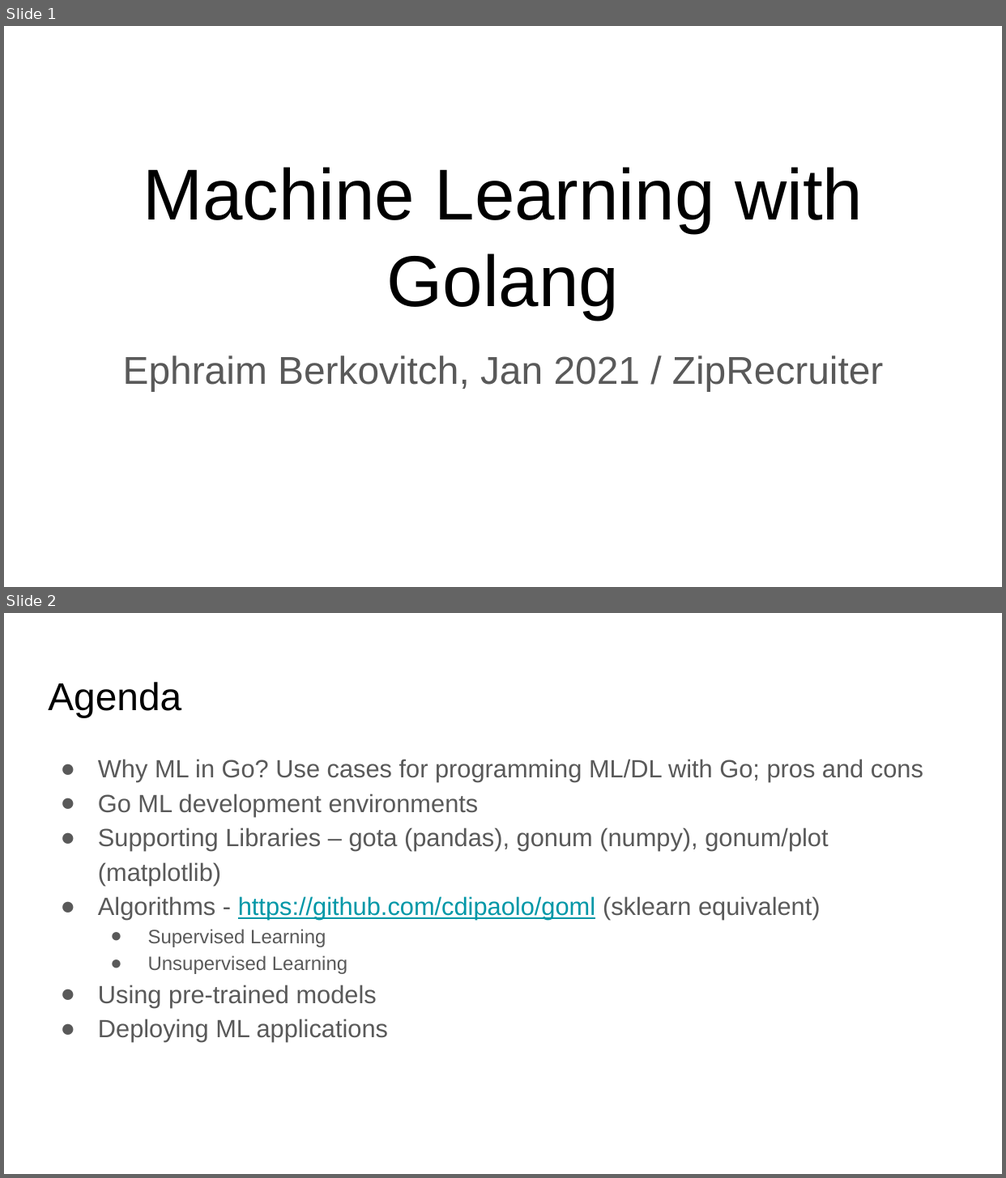
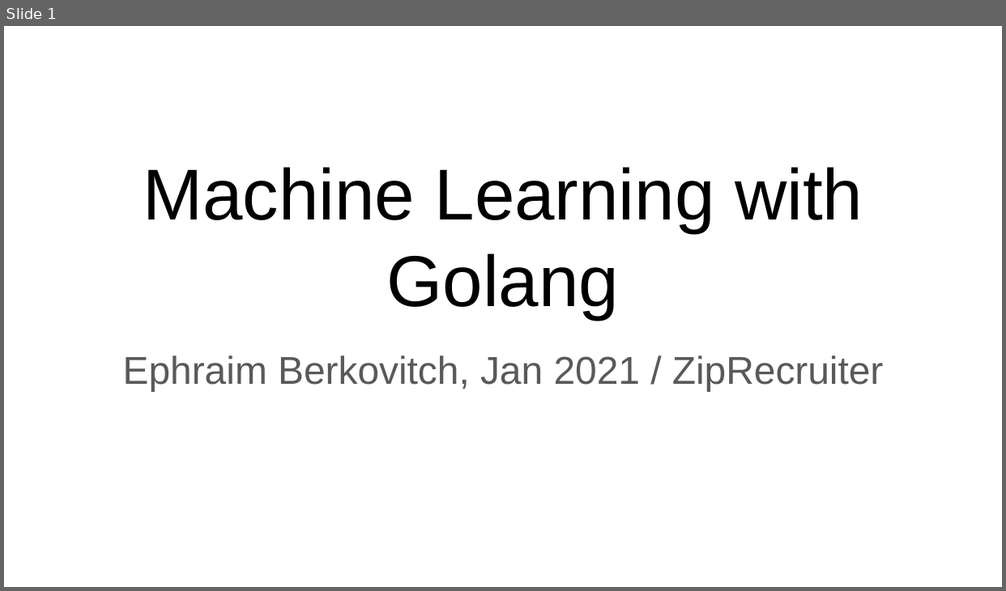
Before and after one commit to ephraimberkovitch/golang_ml, a slide deck: Go ML Meetup.pptx. Shown one above the other, each under a label of ours: slides 1 and 2 before the commit, slide 1 after it. The pictures are 1006x1178 and 1006x591 pixels, drawn with LibreOffice and Linux fonts; fonts in the diff are those of the drawing. Boxes give left, top, right and bottom in pixels: in the first picture for what was removed or moved away, otherwise in the second. Text is boxed around its words. In the diff, an @@ line names an element or a change of style, - is before the commit and + after.

```diff
--- a/Go ML Meetup.pptx
+++ b/Go ML Meetup.pptx
@@ slide 2 removed at <box>4,613,1002,1174</box>, background #FFFFFF @@
@@ title removed at <box>48,682,181,717</box> @@
-Agenda
@@ text removed at <box>98,759,923,1042</box> @@
-● Why ML in Go? Use cases for programming ML/DL with Go; pros and cons
-● Go ML development environments
-● Supporting Libraries – gota (pandas), gonum (numpy), gonum/plot (matplotlib)
-● Algorithms - https://github.com/cdipaolo/goml (sklearn equivalent)
-  ● Supervised Learning
-  ● Unsupervised Learning
-● Using pre-trained models
-● Deploying ML applications
```
Also in this commit, not shown: 2 slides changed, 11 slides added, 7 other slides removed, 8 other files.
